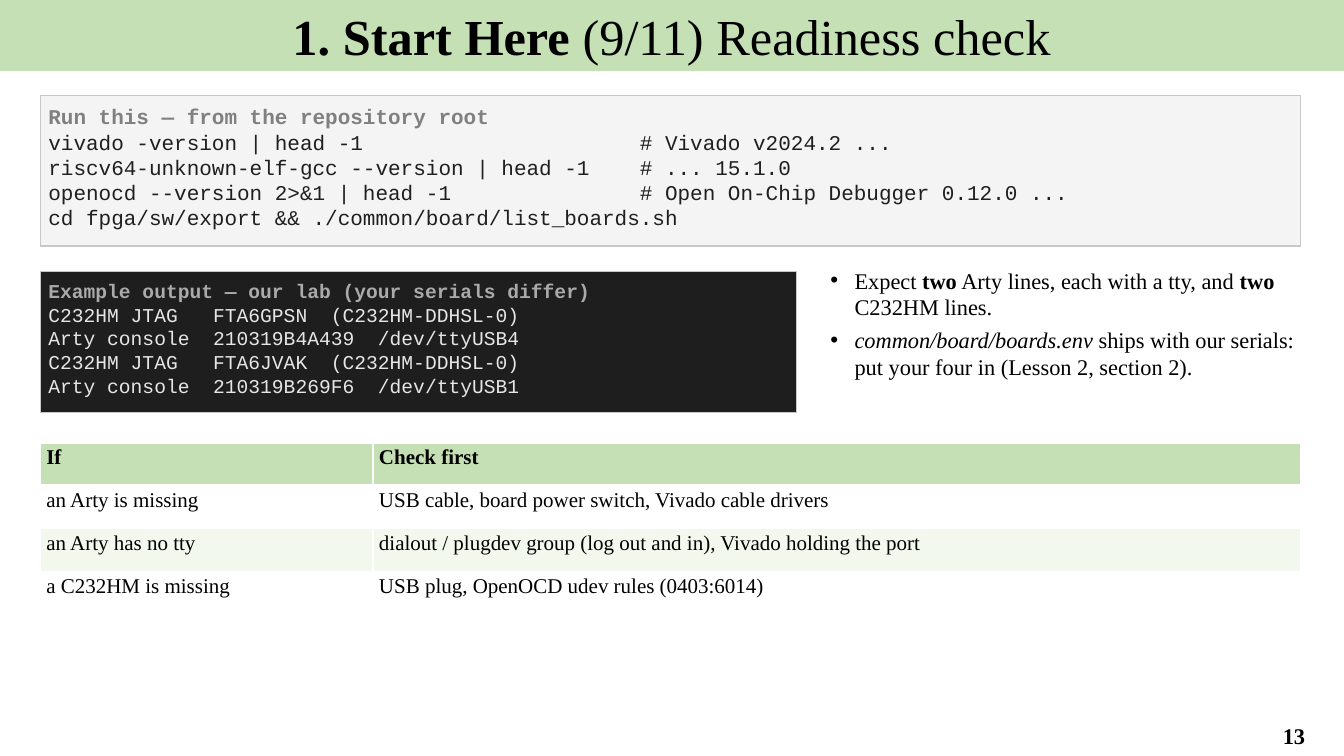
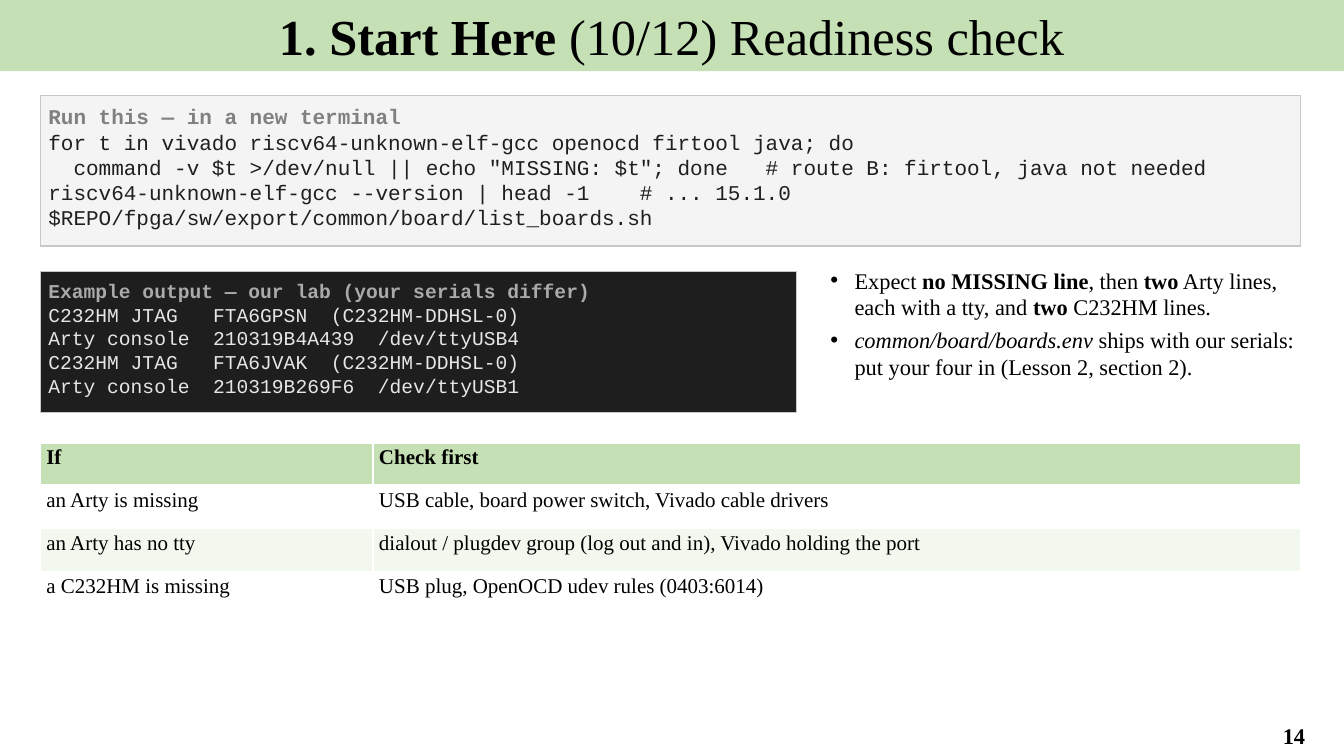
Before and after one commit to Khaiduy/chipyard-edhoc, a slide deck: slide 14 of fpga/sw/export/docs/slides/01_EDHOC_SoC_on_Arty_A7-100T.pptx (slide 13 before the commit). Drawn at 1344x756 pixels with LibreOffice and Linux fonts; fonts in the diff are those of the drawing. Boxes give left, top, right and bottom in pixels: in the first picture for what was removed or moved away, otherwise in the second. Text is boxed around its words. In the diff, an @@ line names an element or a change of style, - is before the commit and + after.

```diff
--- a/fpga/sw/export/docs/slides/01_EDHOC_SoC_on_Arty_A7-100T.pptx
+++ b/fpga/sw/export/docs/slides/01_EDHOC_SoC_on_Arty_A7-100T.pptx
@@ text in rectangle at [279,20,1064,65]: text changed @@
-1. Start Here (9/11) Readiness check
+1. Start Here (10/12) Readiness check
@@ text in rectangle at [48,109,1207,180]: text changed @@
-Run this — from the repository root
-vivado -version | head -1 # Vivado v2024.2 ...
+Run this — in a new terminal
+for t in vivado riscv64-unknown-elf-gcc openocd firtool java; do
+command -v $t >/dev/null || echo "MISSING: $t"; done # route B: firtool, java not needed
@@ text in rectangle at [48,210,652,230]: text changed @@
-openocd --version 2>&1 | head -1 # Open On-Chip Debugger 0.12.0 ...
-cd fpga/sw/export && ./common/board/list_boards.sh
+$REPO/fpga/sw/export/common/board/list_boards.sh
@@ text at [855,273,1277,320]: text changed @@
-• Expect two Arty lines, each with a tty, and two C232HM lines.
+• Expect no MISSING line, then two Arty lines, each with a tty, and two C232HM lines.
@@ page number at [1283,729,1305,744]: text changed @@
-13
+14
```
Also in this commit, not shown: 17 other slides changed, 1 slide added, 11 other files.
